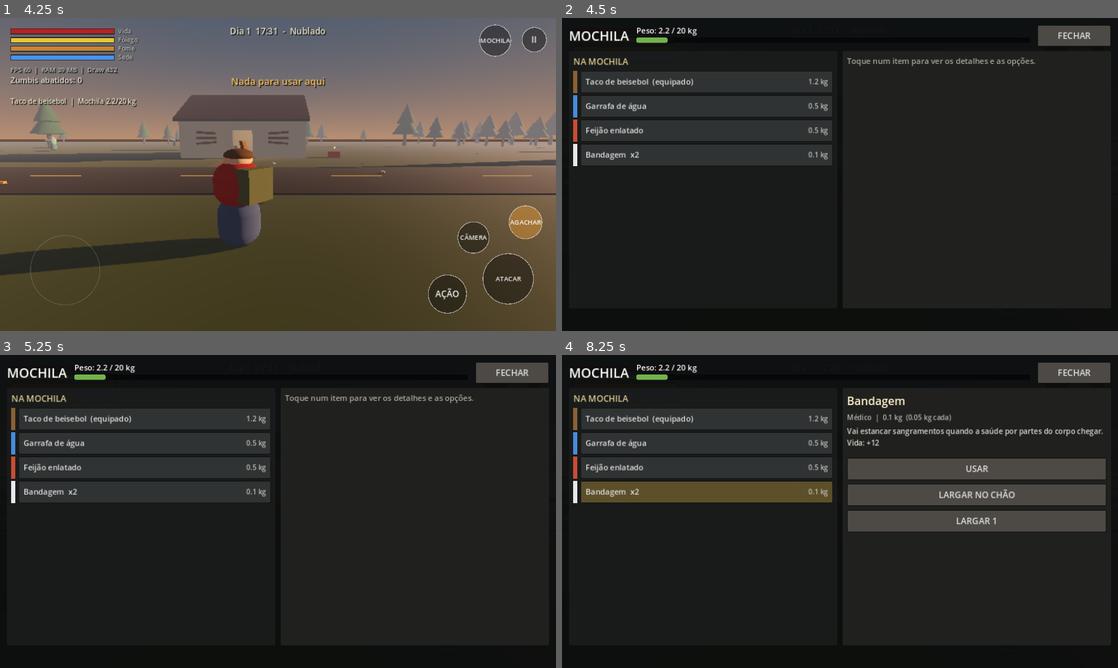
Above: before the commit, frames 1-4 (two rows, left to right).
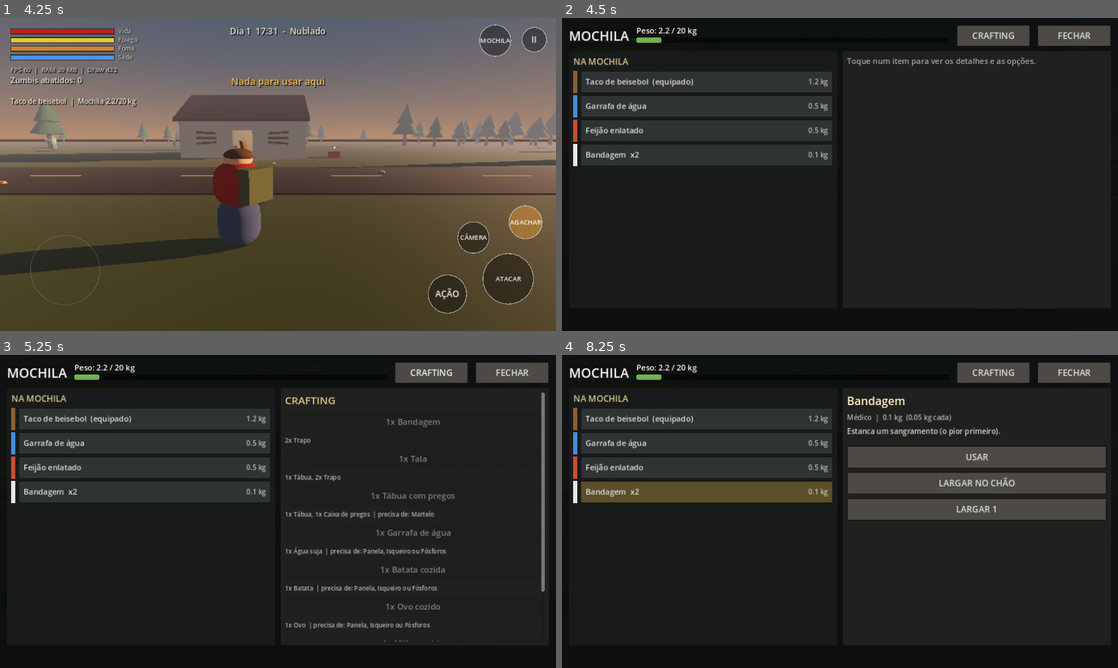
Above: after the commit, the same moments.

Repository: eliabedepaulorocha00-star/Survive-The-HeartLand
Game: Godot game, scene res://scenes/main_menu.tscn
The game is run twice, just before and just after one commit, with the same random seed, the same clock (stepped at 60 frames per second) and the same inputs.
Inputs (mouse positions are in pixels of both pictures, inside the frame that each line leads up to):
- Up to frame 1 (4.25 s): click "JOGAR" at 0.5 s; tap Enter at 1.25 s; move the mouse to (400, 158) at 1.27 s; hold D 1.28-2 s; tap C at 1.35 s; click (400, 158) at 1.42 s; tap Space at 1.52 s; drag from (166, 190) to (250, 237) at 2.02 s; move the mouse to (333, 105) at 2.77 s; hold D 2.78-3.5 s; tap E at 2.85 s; click (333, 105) at 2.92 s; drag from (250, 237) to (111, 127) at 3.52 s
- Up to frame 2 (4.5 s): move the mouse to (1006, 221) at 4.27 s; hold A from 4.28 s (still down); tap Tab at 4.35 s; click (1006, 221) at 4.42 s
- Up to frame 3 (5.25 s): tap Space at 4.52 s; release A at 5 s; click (433, 373) at 5 s, where only the run after the commit has a clickable "CRAFTING"
- Up to frame 4 (8.25 s): click "Taco de beisebol (equipado)" at 5.75 s; click "Garrafa de água" at 6.5 s; click "Feijão enlatado" at 7.25 s; click "Bandagem x2" at 8 s

Frame 1 is identical in both runs. In frame 2, 0.9% of the frame differs, in the area x 17-85%, y 2-9%; in frame 3, 3.5%; in frame 4, 8.3%, in the area x 17-98%, y 2-57%.

Commit message:
Fase 5 (parte 2): saúde por partes do corpo, moodles e crafting
Co-Authored-By: Claude Sonnet 5.5 <noreply@anthropic.com>
Claude-Session: https://claude.ai/code/session_01Q9Ff4sapB9BpdY7rg2Ajon

Diff:
--- a/scripts/data/item_db.gd
+++ b/scripts/data/item_db.gd
@@ -155,6 +155,18 @@
 	},
 }
 
+## Receitas: inputs são consumidos; tools ficam (use "a|b" para "um ou outro").
+const RECIPES := [
+	{"id": "bandage", "inputs": [["rag", 2]], "tools": [], "outputs": [["bandage", 1]]},
+	{"id": "splint", "inputs": [["plank", 1], ["rag", 2]], "tools": [], "outputs": [["splint", 1]]},
+	{"id": "nail_plank", "inputs": [["plank", 1], ["nails", 1]], "tools": ["hammer"], "outputs": [["nail_plank", 1]]},
+	{"id": "boil_water", "inputs": [["dirty_water", 1]], "tools": ["pot", "lighter|matches"], "outputs": [["water_bottle", 1]]},
+	{"id": "cook_potato", "inputs": [["potato", 1]], "tools": ["pot", "lighter|matches"], "outputs": [["cooked_potato", 1]]},
+	{"id": "cook_egg", "inputs": [["egg", 1]], "tools": ["pot", "lighter|matches"], "outputs": [["boiled_egg", 1]]},
+	{"id": "cook_corn", "inputs": [["corn_cob", 1]], "tools": ["pot", "lighter|matches"], "outputs": [["cooked_corn", 1]]},
+	{"id": "cook_pasta", "inputs": [["pasta", 1], ["water_bottle", 1]], "tools": ["pot", "lighter|matches"], "outputs": [["cooked_pasta", 1], ["bottle_empty", 1]]},
+]
+
 var items: Dictionary = {}
 
 
@@ -162,6 +174,7 @@
 	_build_melee()
 	_build_firearms()
 	_build_food()
+	_build_cooked()
 	_build_drinks()
 	_build_medical()
 	_build_tools()
@@ -257,8 +270,33 @@
 			line += " (precisa de %s)" % name_of(str(d["needs"]))
 		lines.append(line)
 	if bool(d.get("later", false)):
-		lines.append("Ainda sem efeito: chega com a saúde por partes do corpo.")
+		lines.append("Ainda sem efeito.")
 	return "\n".join(PackedStringArray(lines))
+
+
+# --- Receitas ---
+
+func recipe_title(r: Dictionary) -> String:
+	var parts: Array[String] = []
+	for o in r["outputs"]:
+		parts.append("%dx %s" % [int(o[1]), name_of(str(o[0]))])
+	return ", ".join(PackedStringArray(parts))
+
+
+func recipe_needs(r: Dictionary) -> String:
+	var parts: Array[String] = []
+	for i in r["inputs"]:
+		parts.append("%dx %s" % [int(i[1]), name_of(str(i[0]))])
+	var line := ", ".join(PackedStringArray(parts))
+	var tl: Array[String] = []
+	for t in r["tools"]:
+		var names: Array[String] = []
+		for alt in str(t).split("|"):
+			names.append(name_of(alt))
+		tl.append(" ou ".join(PackedStringArray(names)))
+	if not tl.is_empty():
+		line += "  | precisa de: " + ", ".join(PackedStringArray(tl))
+	return line
 
 
 # --- Loot ---
@@ -385,6 +423,13 @@
 	_food("egg", "Ovo", 0.06, 5.0, {"desc": "Cru. Melhor cozinhar (crafting, parte 2)."})
 
 
+func _build_cooked() -> void:
+	_food("cooked_potato", "Batata cozida", 0.20, 22.0)
+	_food("boiled_egg", "Ovo cozido", 0.06, 14.0)
+	_food("cooked_corn", "Milho cozido", 0.25, 20.0)
+	_food("cooked_pasta", "Macarrão cozido", 0.50, 38.0)
+
+
 func _build_drinks() -> void:
 	_add("water_bottle", "Garrafa de água", "drink", 0.5, {"water": 40.0, "returns": "bottle_empty", "desc": "Água limpa."})
 	_add("soda", "Refrigerante", "drink", 0.35, {"water": 15.0, "food": 5.0, "returns": "can_empty"})
@@ -396,15 +441,15 @@
 
 
 func _build_medical() -> void:
-	_add("bandage", "Bandagem", "medical", 0.05, {"heal": 12.0, "desc": "Vai estancar sangramentos quando a saúde por partes do corpo chegar."})
-	_add("adhesive", "Curativo", "medical", 0.02, {"heal": 5.0, "desc": "Para arranhões."})
+	_add("bandage", "Bandagem", "medical", 0.05, {"stop_bleed": "any", "desc": "Estanca um sangramento (o pior primeiro)."})
+	_add("adhesive", "Curativo", "medical", 0.02, {"stop_bleed": "scratch", "desc": "Só dá conta de arranhões."})
 	_add("vitamins", "Vitaminas", "medical", 0.05, {"heal": 3.0, "food": 2.0})
-	_add("first_aid_kit", "Kit de primeiros socorros", "medical", 0.8, {"heal": 35.0, "desc": "Cuida do essencial."})
-	_add("antiseptic", "Antisséptico", "medical", 0.15, {"later": true, "desc": "Evita infecção em ferimentos."})
-	_add("painkillers", "Analgésico", "medical", 0.05, {"later": true, "desc": "Alivia a dor."})
-	_add("antibiotics", "Antibiótico", "medical", 0.05, {"later": true, "desc": "Trata infecções."})
-	_add("splint", "Tala", "medical", 0.4, {"later": true, "desc": "Imobiliza fraturas."})
-	_add("suture_kit", "Kit de sutura", "medical", 0.15, {"later": true, "desc": "Fecha lacerações profundas."})
+	_add("first_aid_kit", "Kit de primeiros socorros", "medical", 0.8, {"heal": 35.0, "stop_bleed": "any", "disinfect": true, "desc": "Cura, estanca um sangramento e desinfeta."})
+	_add("antiseptic", "Antisséptico", "medical", 0.15, {"disinfect": true, "desc": "Desinfeta os ferimentos e evita infecção."})
+	_add("painkillers", "Analgésico", "medical", 0.05, {"painkill": true, "desc": "Alivia a dor por um tempo."})
+	_add("antibiotics", "Antibiótico", "medical", 0.05, {"antibiotic": true, "desc": "Reduz a infecção. Não cura mordida de zumbi."})
+	_add("splint", "Tala", "medical", 0.4, {"splint": true, "desc": "Imobiliza uma fratura; depois de um tempo ela cura."})
+	_add("suture_kit", "Kit de sutura", "medical", 0.15, {"suture": true, "desc": "Fecha uma laceração que sangra."})
 
 
 func _build_tools() -> void:
--- /dev/null
+++ b/scripts/player/body_health.gd
@@ -0,0 +1,186 @@
+extends RefCounted
+## Saúde por partes do corpo: ferimentos (arranhão, laceração, mordida), fraturas,
+## infecção e dor. O jogador chama update() a cada frame e aplica o dano devolvido.
+
+const ZONES := ["head", "torso", "arms", "legs"]
+const ZONE_NAMES := {"head": "cabeça", "torso": "tronco", "arms": "braços", "legs": "pernas"}
+const KIND_NAMES := {"scratch": "Arranhão", "laceration": "Laceração", "bite": "Mordida"}
+
+const BITE_CHANCE := 0.10
+const LACERATION_CHANCE := 0.30
+const FRACTURE_CHANCE := 0.05  # só em braços e pernas
+const BLEED_RATE := {"scratch": 0.12, "laceration": 0.45, "bite": 0.5}  # vida por segundo
+const BLEED_STOPS_ALONE := {"scratch": 25.0}  # segundos até parar sozinho
+
+var wounds: Array = []  # {zone, kind, bleeding, dirty, age}
+var fractures := {"arms": 0, "legs": 0}  # 0 = ok, 1 = quebrado, 2 = imobilizado com tala (curando)
+var splint_timer := {"arms": 0.0, "legs": 0.0}
+var infection: float = 0.0  # 0..1
+var bite_timer: float = -1.0  # < 0 = sem mordida; chega a 0 = zumbificação
+var painkiller_time: float = 0.0
+
+
+## Sorteia um ferimento causado por um golpe de zumbi. Devolve o texto para o aviso.
+func hit(rng: RandomNumberGenerator) -> String:
+	var zone: String = ZONES[rng.randi() % ZONES.size()]
+	var roll := rng.randf()
+	var kind := "scratch"
+	if roll < BITE_CHANCE:
+		kind = "bite"
+	elif roll < BITE_CHANCE + LACERATION_CHANCE:
+		kind = "laceration"
+	wounds.append({"zone": zone, "kind": kind, "bleeding": true, "dirty": true, "age": 0.0})
+	var msg := "%s na %s" % [KIND_NAMES[kind], ZONE_NAMES[zone]]
+	if kind == "bite":
+		msg = "Mordida na %s! Você foi infectado." % ZONE_NAMES[zone]
+	if (zone == "arms" or zone == "legs") and fractures[zone] == 0 and rng.randf() < FRACTURE_CHANCE:
+		fractures[zone] = 1
+		msg += " E quebrou os %s!" % ZONE_NAMES[zone]
+	return msg
+
+
+## Avança o tempo. `day_s` = segundos reais de um dia de jogo.
+## Devolve {"damage": vida perdida, "zombified": bool}.
+func update(delta: float, day_s: float) -> Dictionary:
+	var damage := 0.0
+	var dirty := 0
+	var keep: Array = []
+	for w in wounds:
+		w["age"] = float(w["age"]) + delta
+		var kind: String = w["kind"]
+		if bool(w["bleeding"]):
+			damage += float(BLEED_RATE[kind]) * delta
+			if BLEED_STOPS_ALONE.has(kind) and float(w["age"]) > float(BLEED_STOPS_ALONE[kind]):
+				w["bleeding"] = false
+		if bool(w["dirty"]):
+			dirty += 1
+		# feridas comuns cicatrizam sozinhas depois de um tempo (mordida nunca)
+		var heal_after := day_s * (0.3 if kind == "scratch" else 0.6)
+		if kind != "bite" and not bool(w["bleeding"]) and float(w["age"]) > heal_after:
+			continue
+		keep.append(w)
+	wounds = keep
+
+	if dirty > 0:
+		infection = minf(1.0, infection + float(dirty) * delta / day_s)
+	elif infection > 0.0:
+		infection = maxf(0.0, infection - delta / (day_s * 2.0))
+	if infection > 0.5:
+		damage += 0.2 * delta
+
+	for z in ["arms", "legs"]:
+		if int(fractures[z]) == 2:
+			splint_timer[z] = float(splint_timer[z]) - delta
+			if float(splint_timer[z]) <= 0.0:
+				fractures[z] = 0
+	if painkiller_time > 0.0:
+		painkiller_time -= delta
+
+	var zombified := false
+	if bite_timer > 0.0:
+		bite_timer -= delta
+		if bite_timer <= 0.0:
+			zombified = true
+	elif bite_timer < 0.0 and has_bite():
+		bite_timer = day_s * 0.5  # meio dia de jogo até virar
+	return {"damage": damage, "zombified": zombified}
+
+
+func has_bite() -> bool:
+	for w in wounds:
+		if w["kind"] == "bite":
+			return true
+	return false
+
+
+func bleeding_count() -> int:
+	var n := 0
+	for w in wounds:
+		if bool(w["bleeding"]):
+			n += 1
+	return n
+
+
+## 0..1; ferimentos e fraturas doem. Analgésico segura a dor.
+func pain() -> float:
+	var p := 0.0
+	for w in wounds:
+		p += 0.12 if w["kind"] == "scratch" else 0.25
+	p += 0.3 * float(int(fractures["arms"] == 1) + int(fractures["legs"] == 1))
+	if painkiller_time > 0.0:
+		p *= 0.2
+	return clampf(p, 0.0, 1.0)
+
+
+func can_sprint() -> bool:
+	return int(fractures["legs"]) == 0
+
+
+func speed_factor() -> float:
+	var f := 1.0
+	if int(fractures["legs"]) != 0:
+		f *= 0.6
+	return f * (1.0 - 0.15 * pain())
+
+
+func attack_factor() -> float:
+	return 0.5 if int(fractures["arms"]) != 0 else 1.0
+
+
+# --- Tratamentos: cada um devolve true se serviu para alguma coisa ---
+
+## `kind_max`: "scratch" = só arranhões (curativo); "any" = qualquer ferida (bandagem).
+func stop_bleeding(kind_max: String) -> bool:
+	var best := -1
+	for i in wounds.size():
+		var w: Dictionary = wounds[i]
+		if not bool(w["bleeding"]):
+			continue
+		if kind_max == "scratch" and w["kind"] != "scratch":
+			continue
+		if best == -1 or float(BLEED_RATE[w["kind"]]) > float(BLEED_RATE[wounds[best]["kind"]]):
+			best = i
+	if best == -1:
+		return false
+	wounds[best]["bleeding"] = false
+	return true
+
+
+func suture() -> bool:
+	for w in wounds:
+		if w["kind"] == "laceration" and bool(w["bleeding"]):
+			w["bleeding"] = false
+			return true
+	return false
+
+
+func disinfect() -> bool:
+	var did := false
+	for w in wounds:
+		if bool(w["dirty"]):
+			w["dirty"] = false
+			did = true
+	return did
+
+
+func antibiotic() -> bool:
+	if infection <= 0.0:
+		return false
+	infection = maxf(0.0, infection - 0.5)
+	return true
+
+
+func painkill(seconds: float) -> bool:
+	if pain() <= 0.0:
+		return false
+	painkiller_time = seconds
+	return true
+
+
+func splint(day_s: float) -> bool:
+	for z in ["legs", "arms"]:
+		if int(fractures[z]) == 1:
+			fractures[z] = 2
+			splint_timer[z] = day_s * 0.3
+			return true
+	return false
--- a/scripts/player/player.gd
+++ b/scripts/player/player.gd
@@ -8,6 +8,7 @@
 
 const CameraRigScript = preload("res://scripts/player/camera_rig.gd")
 const InventoryScript = preload("res://scripts/player/inventory.gd")
+const BodyHealthScript = preload("res://scripts/player/body_health.gd")
 const GroundItemScript = preload("res://scripts/world/ground_item.gd")
 
 const WALK_SPEED := 3.2
@@ -51,6 +52,8 @@
 var hint_text: String = ""
 var hunger: float = 100.0  # 100 = saciado, 0 = faminto
 var thirst: float = 100.0
+var body  # BodyHealth (scripts/player/body_health.gd)
+var death_cause: String = ""
 var inventory  # Inventory (scripts/player/inventory.gd)
 var ui_locked: bool = false  # true enquanto a mochila está aberta
 var wetness: float = 0.0  # 0 = seco, 1 = encharcado (a chuva molha, o abrigo seca)
@@ -63,6 +66,7 @@
 var _capsule: CapsuleShape3D
 var _regen_timer: float = 0.0
 var _attack_cd: float = 0.0
+var randomizer := RandomNumberGenerator.new()
 var _target = null  # item no chão ou recipiente mais próximo
 var _hunger_level: int = 0
 var _thirst_level: int = 0
@@ -83,6 +87,7 @@
 	add_child(_shape)
 
 	inventory = InventoryScript.new()
+	body = BodyHealthScript.new()
 	_build_visual()
 	_give_starting_items()
 	inventory.changed.connect(_update_weapon_visual)
@@ -144,7 +149,7 @@
 	var wants_sprint: bool = Input.is_key_pressed(KEY_SHIFT)
 	if controls != null and controls.sprinting:
 		wants_sprint = true
-	sprinting = wants_sprint and moving and not crouching and not exhausted and stamina > 0.0
+	sprinting = wants_sprint and moving and not crouching and not exhausted and stamina > 0.0 and body.can_sprint()
 
 	var speed := WALK_SPEED
 	if crouching:
@@ -154,7 +159,7 @@
 	speed *= strength
 	if exhausted:
 		speed *= 0.6
-	speed *= float(inventory.speed_factor())  # peso demais deixa lento
+	speed *= float(inventory.speed_factor()) * float(body.speed_factor())  # peso demais deixa lento
 
 	# Stamina e exaustão
 	if sprinting:
@@ -236,7 +241,14 @@
 		_vital_damage(0.15 * delta)
 	if thirst <= 0.0:
 		_vital_damage(0.35 * delta)
-	if hunger > 50.0 and thirst > 50.0 and health < max_health and not dead:
+	var res: Dictionary = body.update(delta, day_s)
+	if float(res["damage"]) > 0.0:
+		death_cause = "Você sangrou até a morte." if body.bleeding_count() > 0 else "A infecção venceu."
+		_vital_damage(float(res["damage"]))
+	if bool(res["zombified"]):
+		death_cause = "Você virou um deles..."
+		_vital_damage(9999.0)
+	if hunger > 50.0 and thirst > 50.0 and health < max_health and body.bleeding_count() == 0 and not dead:
 		health = minf(max_health, health + 0.25 * delta)
 
 
@@ -387,11 +399,13 @@
 	var water := float(data.get("water", 0.0))
 	var heal := float(data.get("heal", 0.0))
 	var harm := float(data.get("harm", 0.0))
-	if food == 0.0 and water == 0.0 and heal == 0.0:
-		if bool(data.get("later", false)):
-			GameManager.notify("%s: ainda sem efeito (chega com a saúde por partes do corpo)." % nm)
-		else:
-			GameManager.notify("%s não se usa assim. Serve para crafting ou desmontar." % nm)
+	var treated := _treat(data)
+	var is_treatment: bool = data.has("stop_bleed") or data.has("disinfect") or data.has("painkill") or data.has("antibiotic") or data.has("splint") or data.has("suture")
+	if is_treatment and not treated and food == 0.0 and water == 0.0 and heal == 0.0:
+		GameManager.notify("%s: não precisa agora." % nm)
+		return
+	if food == 0.0 and water == 0.0 and heal == 0.0 and not treated:
+		GameManager.notify("%s não se usa assim. Serve para crafting ou desmontar." % nm)
 		return
 	if food > 0.0 and water == 0.0 and heal == 0.0 and hunger >= 99.0:
 		GameManager.notify("Você não está com fome agora.")
@@ -399,7 +413,7 @@
 	if water > 0.0 and food == 0.0 and heal == 0.0 and thirst >= 99.0:
 		GameManager.notify("Você não está com sede agora.")
 		return
-	if heal > 0.0 and food == 0.0 and water == 0.0 and health >= max_health - 0.5:
+	if heal > 0.0 and food == 0.0 and water == 0.0 and health >= max_health - 0.5 and not treated:
 		GameManager.notify("Você não está ferido.")
 		return
 
@@ -421,6 +435,57 @@
 		GameManager.notify("%s fez mal! (-%d de vida)" % [nm, int(harm)])
 
 
+## Aplica o efeito médico do item no corpo. true se serviu para algo.
+func _treat(data: Dictionary) -> bool:
+	var day_s: float = float(GameSettings.day_minutes()) * 60.0
+	var used := false
+	if data.has("stop_bleed") and body.stop_bleeding(str(data["stop_bleed"])):
+		used = true
+	if data.has("suture") and body.suture():
+		used = true
+	if data.has("disinfect") and body.disinfect():
+		used = true
+	if data.has("antibiotic") and body.antibiotic():
+		used = true
+	if data.has("painkill") and body.painkill(day_s * 0.15):
+		used = true
+	if data.has("splint") and body.splint(day_s):
+		used = true
+	return used
+
+
+func can_craft(r: Dictionary) -> bool:
+	for i in r["inputs"]:
+		if int(inventory.count(str(i[0]))) < int(i[1]):
+			return false
+	for t in r["tools"]:
+		var ok := false
+		for alt in str(t).split("|"):
+			if inventory.has_item(alt):
+				ok = true
+		if not ok:
+			return false
+	return true
+
+
+func craft(recipe_id: String) -> void:
+	if dead:
+		return
+	for r in ItemDB.RECIPES:
+		if r["id"] != recipe_id:
+			continue
+		if not can_craft(r):
+			GameManager.notify("Faltam ingredientes ou ferramentas.")
+			return
+		for i in r["inputs"]:
+			for k in int(i[1]):
+				inventory.consume_one(str(i[0]))
+		for o in r["outputs"]:
+			_give_or_drop(str(o[0]), int(o[1]))
+		GameManager.notify("Criou: %s" % ItemDB.recipe_title(r))
+		return
+
+
 func equip_item(uid: int) -> void:
 	var e: Dictionary = inventory.find_uid(uid)
 	if e.is_empty() or not ItemDB.is_weapon(str(e["id"])):
@@ -524,7 +589,7 @@
 	_swing_weapon()
 
 	var fwd := -_body.global_transform.basis.z
-	var power := float(stats["dmg"]) * (0.6 if exhausted else 1.0)
+	var power := float(stats["dmg"]) * (0.6 if exhausted else 1.0) * float(body.attack_factor())
 	var reach := float(stats["range"])
 	var hit := false
 	for z in get_tree().get_nodes_in_group("zombies"):
@@ -594,6 +659,15 @@
 	_check_death()
 
 
+## Golpe de zumbi: dano direto e um ferimento por partes do corpo.
+func zombie_hit(amount: float) -> void:
+	if dead:
+		return
+	death_cause = "Os zumbis pegaram você."
+	take_damage(amount)
+	GameManager.notify(body.hit(randomizer))
+
+
 ## Dano que não vem de golpe (fome, sede, água suja): sem tremor de câmera.
 func _vital_damage(amount: float) -> void:
 	if dead:
--- a/scripts/ui/hud.gd
+++ b/scripts/ui/hud.gd
@@ -16,6 +16,8 @@
 var _thirst_fill: ColorRect
 var _weapon_label: Label
 var _inv_screen
+var _moodle_box: HBoxContainer
+var _moodle_key: String = ""
 var _fps_label: Label
 var _kills_label: Label
 var _wet_label: Label
@@ -44,6 +46,11 @@
 	_kills_label = _make_label(Vector2(24.0, 130.0), 18, Color(0.9, 0.9, 0.85))
 	_wet_label = _make_label(Vector2(24.0, 156.0), 16, Color(0.6, 0.8, 1.0))
 	_weapon_label = _make_label(Vector2(24.0, 180.0), 16, Color(0.92, 0.90, 0.80))
+	_moodle_box = HBoxContainer.new()
+	_moodle_box.position = Vector2(24.0, 208.0)
+	_moodle_box.add_theme_constant_override("separation", 6)
+	_moodle_box.mouse_filter = Control.MOUSE_FILTER_IGNORE
+	add_child(_moodle_box)
 	_clock_label = _make_label(Vector2(0.0, 16.0), 20, Color(0.92, 0.90, 0.80))
 	_clock_label.horizontal_alignment = HORIZONTAL_ALIGNMENT_CENTER
 	_hint_label = _make_label(Vector2(0.0, 0.0), 22, Color(1.0, 0.9, 0.6))
@@ -98,6 +105,58 @@
 	_thirst_fill.color = Color(0.85, 0.20, 0.15) if player.thirst < 12.0 else Color(0.28, 0.58, 0.92)
 	_weapon_label.text = "%s  |  Mochila %.1f/%.0f kg" % [player.weapon_name(), player.inventory.total_weight(), player.inventory.capacity]
 	_hint_label.text = player.hint_text
+	_update_moodles()
+
+
+## Moodles: avisos de estado (fome, dor, sangramento...). Gravidade 1 = amarelo, 2 = vermelho.
+func _update_moodles() -> void:
+	var list: Array = []
+	if player.hunger < 12.0:
+		list.append(["Faminto", 2])
+	elif player.hunger < 30.0:
+		list.append(["Fome", 1])
+	if player.thirst < 12.0:
+		list.append(["Sedento", 2])
+	elif player.thirst < 30.0:
+		list.append(["Sede", 1])
+	if player.exhausted:
+		list.append(["Exausto", 2])
+	elif player.stamina < 25.0:
+		list.append(["Cansado", 1])
+	var b = player.body
+	if b.has_bite():
+		list.append(["Mordido", 2])
+	if b.bleeding_count() > 0:
+		list.append(["Sangrando x%d" % b.bleeding_count(), 2])
+	if b.infection > 0.5:
+		list.append(["Infecção", 2])
+	elif b.infection > 0.05:
+		list.append(["Infecção leve", 1])
+	if int(b.fractures["legs"]) != 0 or int(b.fractures["arms"]) != 0:
+		list.append(["Fratura", 2 if (int(b.fractures["legs"]) == 1 or int(b.fractures["arms"]) == 1) else 1])
+	if b.pain() > 0.5:
+		list.append(["Dor forte", 2])
+	elif b.pain() > 0.05:
+		list.append(["Dor", 1])
+	if player.wetness > 0.5:
+		list.append(["Molhado", 1])
+	var key := str(list)
+	if key == _moodle_key:
+		return
+	_moodle_key = key
+	for c in _moodle_box.get_children():
+		_moodle_box.remove_child(c)
+		c.queue_free()
+	for m in list:
+		var l := Label.new()
+		l.text = " %s " % m[0]
+		l.add_theme_font_size_override("font_size", 14)
+		var sb := StyleBoxFlat.new()
+		sb.bg_color = Color(0.65, 0.12, 0.10, 0.85) if int(m[1]) == 2 else Color(0.70, 0.55, 0.12, 0.85)
+		sb.set_corner_radius_all(3)
+		l.add_theme_stylebox_override("normal", sb)
+		l.mouse_filter = Control.MOUSE_FILTER_IGNORE
+		_moodle_box.add_child(l)
 
 
 func _reposition() -> void:
@@ -188,7 +247,7 @@
 	_pause_panel.visible = (new_state == GameManager.State.PAUSED)
 	_dead_panel.visible = (new_state == GameManager.State.PLAYER_DEAD)
 	if new_state == GameManager.State.PLAYER_DEAD:
-		_dead_info.text = "Zumbis abatidos: %d" % GameManager.kills
+		_dead_info.text = "%s\nZumbis abatidos: %d" % [player.death_cause, GameManager.kills]
 
 
 func _open_settings() -> void:
--- a/scripts/ui/inventory_screen.gd
+++ b/scripts/ui/inventory_screen.gd
@@ -14,6 +14,7 @@
 var _weight_bar: ProgressBar
 var _status: Label
 var _sel_source: String = ""  # "bag", "box" ou ""
+var _craft_mode: bool = false
 var _sel_key: int = -1  # uid na mochila, posição no recipiente
 
 
@@ -79,6 +80,10 @@
 	_weight_bar.custom_minimum_size = Vector2(0.0, 12.0)
 	_weight_bar.add_theme_stylebox_override("background", _box_style(Color(0.0, 0.0, 0.0, 0.55), 2))
 	weight_box.add_child(_weight_bar)
+
+	var craft_btn := _make_button("CRAFTING", Vector2(170.0, 50.0), 20)
+	craft_btn.pressed.connect(_toggle_craft)
+	top.add_child(craft_btn)
 
 	var close_btn := _make_button("FECHAR", Vector2(170.0, 50.0), 20)
 	close_btn.pressed.connect(close)
@@ -289,13 +294,35 @@
 
 
 func _select(source: String, key: int) -> void:
+	_craft_mode = false
 	_sel_source = source
 	_sel_key = key
 	_refresh()
 
 
+func _toggle_craft() -> void:
+	_craft_mode = not _craft_mode
+	_refresh()
+
+
+func _refresh_craft() -> void:
+	_add_wrapped(_detail, "CRAFTING", 24, Color(0.85, 0.78, 0.55))
+	for r in ItemDB.RECIPES:
+		var can: bool = player.can_craft(r)
+		var b := _make_button(ItemDB.recipe_title(r), Vector2(0.0, 48.0), 19)
+		b.size_flags_horizontal = Control.SIZE_EXPAND_FILL
+		b.disabled = not can
+		var rid: String = r["id"]
+		b.pressed.connect(func(): player.craft(rid))
+		_detail.add_child(b)
+		_add_wrapped(_detail, ItemDB.recipe_needs(r), 14, Color(0.7, 0.72, 0.7) if not can else Color(0.6, 0.85, 0.5))
+
+
 func _refresh_detail() -> void:
 	_clear(_detail)
+	if _craft_mode:
+		_refresh_craft()
+		return
 	if _sel_source == "":
 		var hint := "Toque num item para ver os detalhes e as opções."
 		if container != null:
@@ -331,7 +358,7 @@
 		if ItemDB.is_weapon(id):
 			var equipped: bool = player.inventory.equipped_uid == uid
 			_add_action(_detail, "DESEQUIPAR" if equipped else "EQUIPAR", func(): player.equip_item(uid))
-		elif data.has("food") or data.has("water") or data.has("heal"):
+		elif data.has("food") or data.has("water") or data.has("heal") or data.has("stop_bleed") or data.has("disinfect") or data.has("painkill") or data.has("antibiotic") or data.has("splint") or data.has("suture"):
 			var verb := "USAR"
 			if data["cat"] == "food":
 				verb = "COMER"
--- a/scripts/world/zombie.gd
+++ b/scripts/world/zombie.gd
@@ -10,7 +10,7 @@
 const SIGHT_HALF_ANGLE := 55.0
 const FORGET_RANGE := 34.0
 const ATTACK_RANGE := 1.4
-const ATTACK_DAMAGE := 10.0
+const ATTACK_DAMAGE := 7.0
 const ATTACK_COOLDOWN := 1.2
 const GRAVITY := 22.0
 
@@ -92,7 +92,7 @@
 				_move(Vector3.ZERO, delta)
 			if dist <= ATTACK_RANGE and _attack_cd <= 0.0 and not _player.dead:
 				_attack_cd = ATTACK_COOLDOWN
-				_player.take_damage(ATTACK_DAMAGE)
+				_player.zombie_hit(ATTACK_DAMAGE)
 
 	# Balanço do corpo (andar cambaleante)
 	_sway += delta * (3.0 if state == State.CHASE else 1.6)
Not shown, changed: docs/ROADMAP.md
